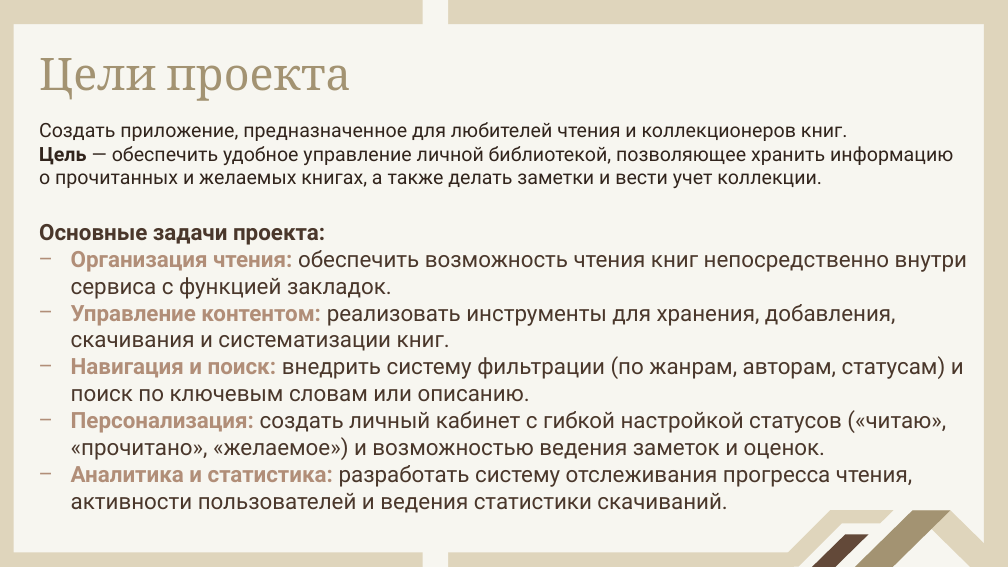
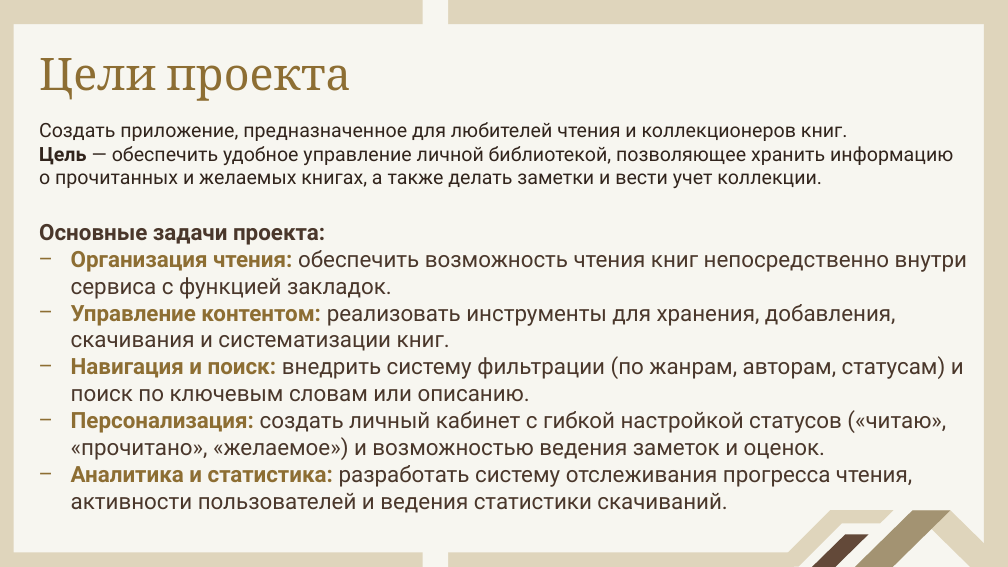
Before and after one commit to Hrustios/E-Book, a slide deck: slide 2 of Report/E-Book.pptx. Drawn at 1008x567 pixels with LibreOffice and Linux fonts; fonts in the diff are those of the drawing. Boxes give left, top, right and bottom in pixels: in the first picture for what was removed or moved away, otherwise in the second. Text is boxed around its words. In the diff, an @@ line names an element or a change of style, - is before the commit and + after.

```diff
--- a/Report/E-Book.pptx
+++ b/Report/E-Book.pptx
@@ title "Цели проекта" at (x1=39, y1=58, x2=351, y2=101): text colour #A39372 to #8D6E33 @@
@@ subtitle at (x1=71, y1=250, x2=967, y2=513): text colour #B18E78 to #8D6E33 in "Организация чтения:", "Управление контентом:", "Навигация и поиск:", "Персонализация:" and 1 more places @@
```
Also in this commit, not shown: 9 other slides changed.
